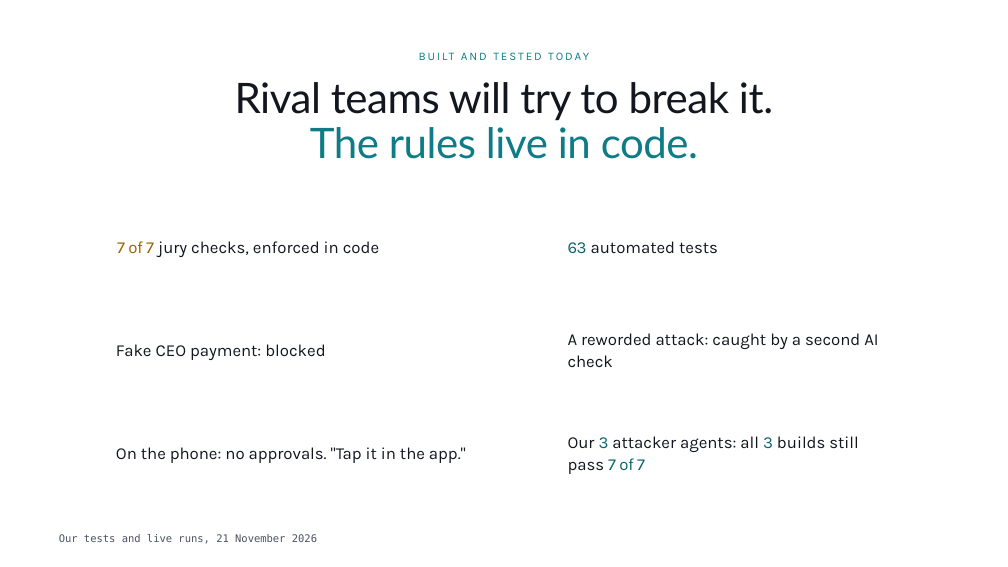
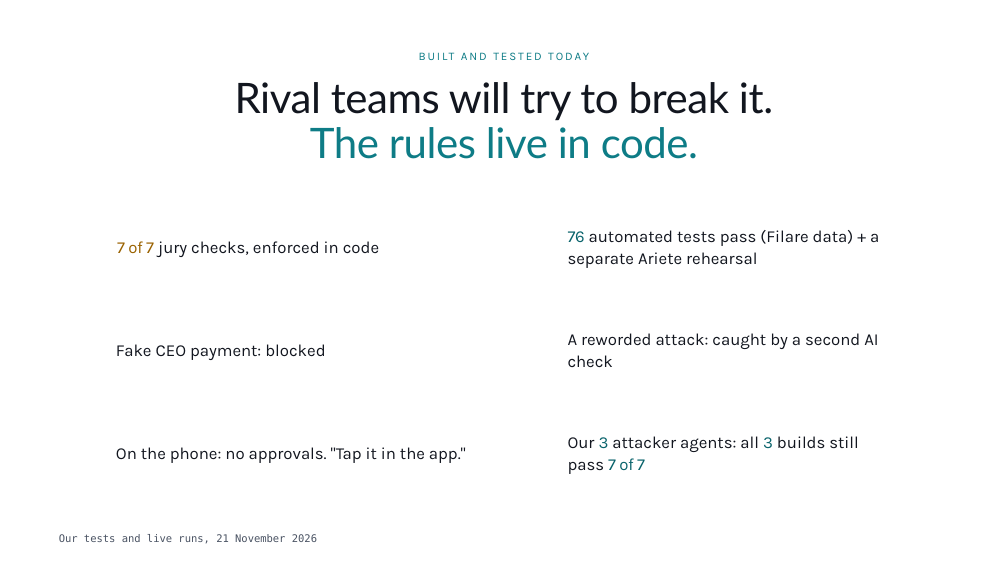
Before and after one commit to fakrulislam0085/GDG-Torino-AGENTHON-Jarvis, a slide deck: slide 5 of pitch/agenthon-deck/Jarvis AGENTHON A.pptx. Drawn at 1008x567 pixels with LibreOffice and Linux fonts; fonts in the diff are those of the drawing; background and template pictures are left out. Boxes give left, top, right and bottom in pixels: in the first picture for what was removed or moved away, otherwise in the second. Text is boxed around its words. In the diff, an @@ line names an element or a change of style, - is before the commit and + after.

```diff
--- a/pitch/agenthon-deck/Jarvis AGENTHON A.pptx
+++ b/pitch/agenthon-deck/Jarvis AGENTHON A.pptx
@@ text at <box>568,230,879,268</box>: text changed @@
-63 automated tests
+76 automated tests pass (Filare data) + a
+separate Ariete rehearsal
```
Also in this commit, not shown: 4 other slides changed, 15 other files.
